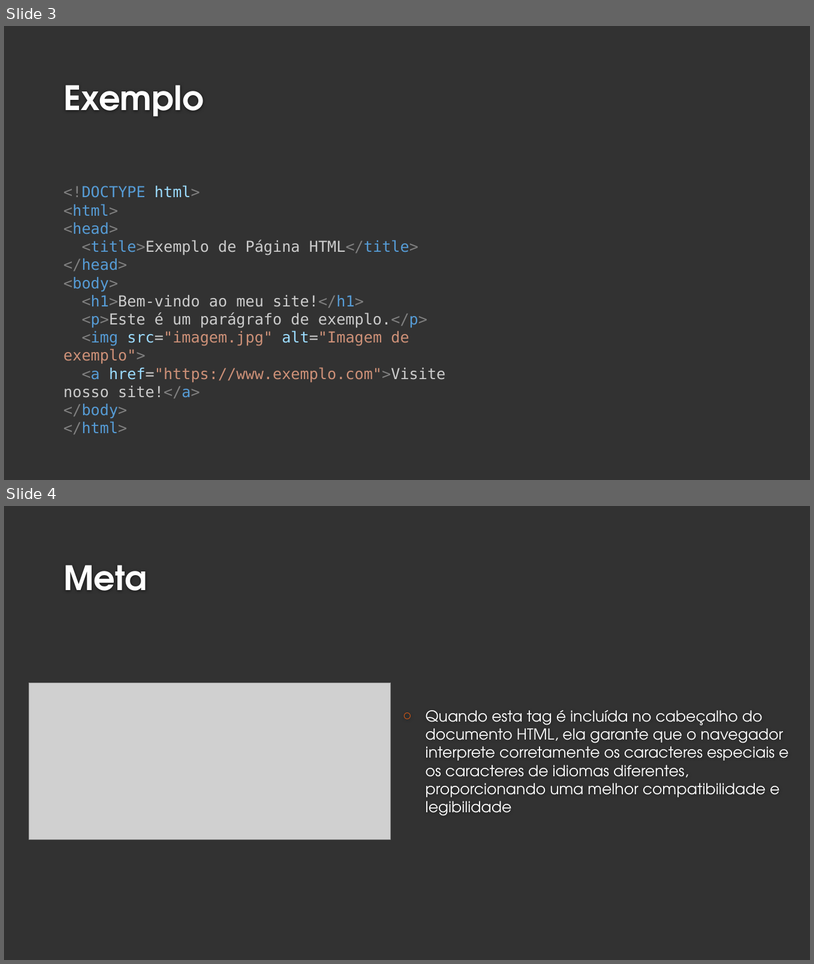
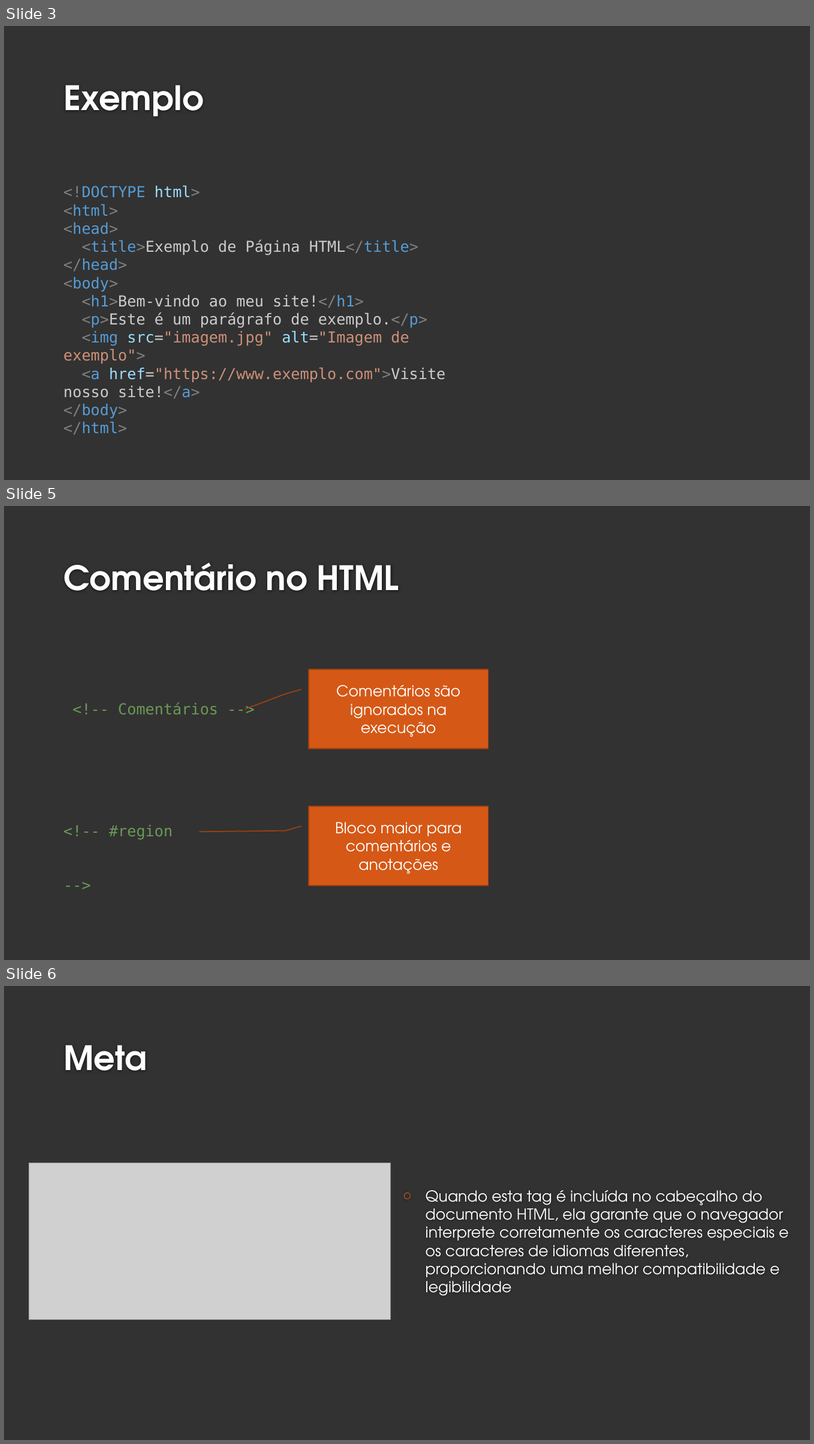
Before and after one commit to fabio-sudo/Curso_JS, a slide deck: HTML_CSS/1 - HTML - TAG.pptx. Shown one above the other, each under a label of ours: slides 3 and 4 before the commit, slides 3, 5 and 6 after it; the slides between them are not shown. The pictures are 814x964 and 814x1444 pixels, drawn with LibreOffice and Linux fonts; fonts in the diff are those of the drawing; grey boxes stand for pictures; background and template pictures are left out. Boxes give left, top, right and bottom in pixels: in the first picture for what was removed or moved away, otherwise in the second. Text is boxed around its words. In the diff, an @@ line names an element or a change of style, - is before the commit and + after.

```diff
--- a/HTML_CSS/1 - HTML - TAG.pptx
+++ b/HTML_CSS/1 - HTML - TAG.pptx
@@ slide 5 added at box(4, 506, 810, 960), background #323232 @@
@@ title added at box(63, 562, 399, 591), 40 pt, text #FEFEFE, bold @@
+Comentário no HTML
@@ border callout added at box(309, 669, 489, 748), fill #D55816, outline #9E4110 1.25 pt, 18 pt, text #FFFFFF @@
+Comentários são ignorados na execução
@@ text added at box(118, 702, 218, 714), 18 pt, text #6A9955 @@
+<!-- Comentários -->
@@ border callout added at box(309, 806, 489, 885), fill #D55816, outline #9E4110 1.25 pt, 18 pt, text #FFFFFF @@
+Bloco maior para comentários e anotações
@@ text added at box(109, 825, 173, 840), 18 pt, text #6A9955 @@
+<!-- #region
+-->
@@ what was slide 4 is now slide 6 @@
```
Also in this commit, not shown: 6 other slides added, 4 other files.
